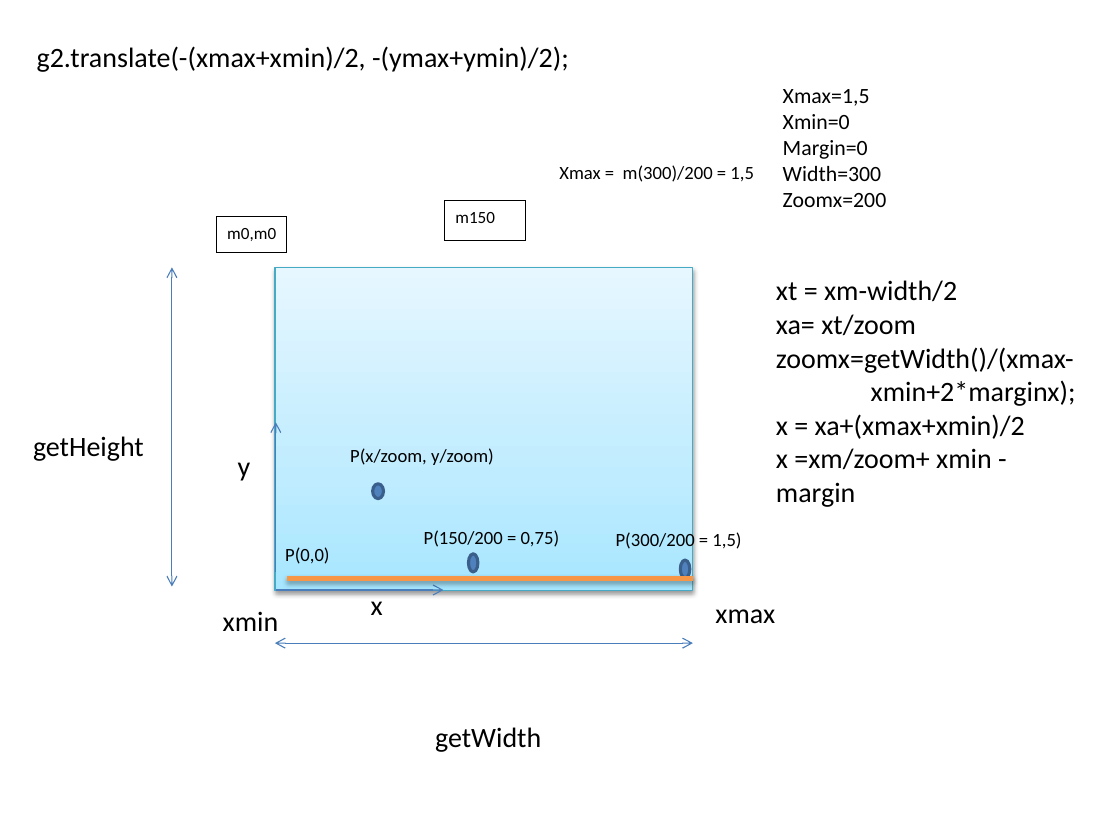
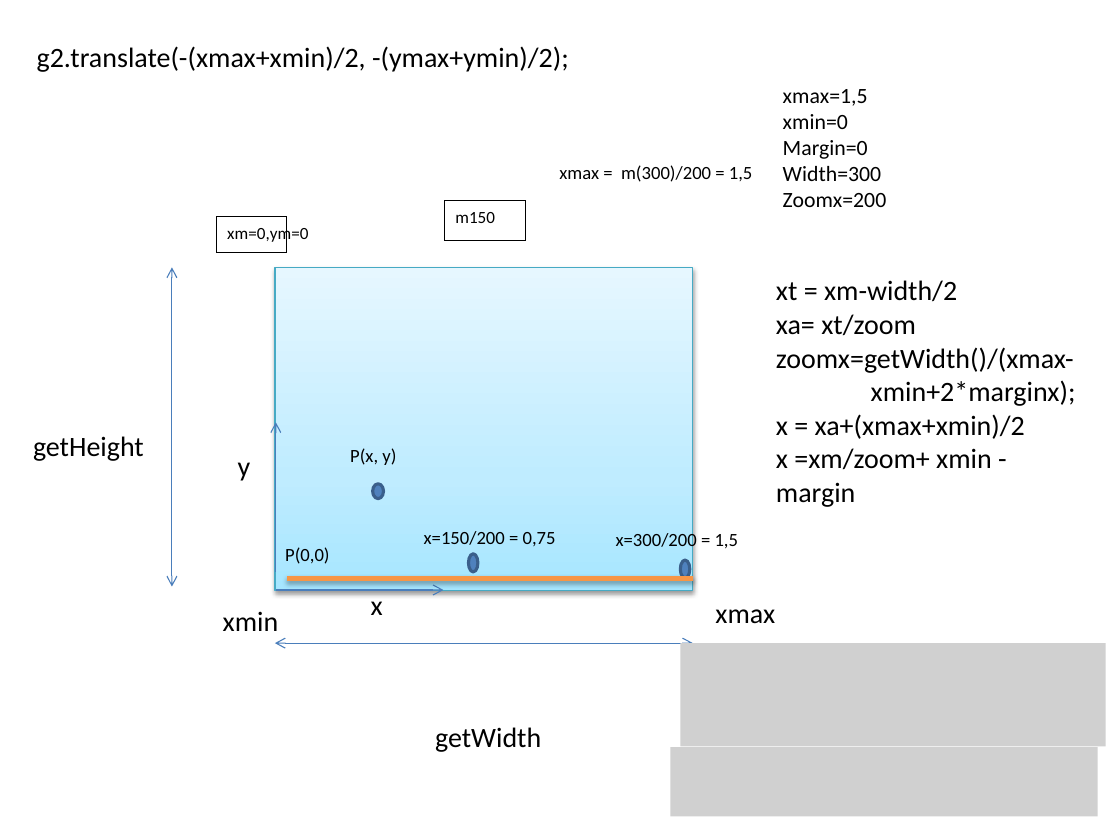
Before and after one commit to ckl67/PAC-Tool, a slide deck: slide 33 of prog_help/pac-tool help draw.pptx (slide 20 before the commit). Drawn at 1120x840 pixels with LibreOffice and Linux fonts; fonts in the diff are those of the drawing; grey boxes stand for pictures. Boxes give left, top, right and bottom in pixels: in the first picture for what was removed or moved away, otherwise in the second. Text is boxed around its words. In the diff, an @@ line names an element or a change of style, - is before the commit and + after.

```diff
--- a/prog_help/pac-tool help draw.pptx
+++ b/prog_help/pac-tool help draw.pptx
@@ text at bbox=[783, 89, 868, 129]: text changed @@
-Xmax=1,5
-Xmin=0
+xmax=1,5
+xmin=0
@@ text at bbox=[559, 165, 753, 182]: text changed @@
-Xmax = m(300)/200 = 1,5
+xmax = m(300)/200 = 1,5
@@ text in rectangle at bbox=[227, 225, 308, 244]: text changed @@
-m0,m0
+xm=0,ym=0
@@ text at bbox=[350, 448, 396, 465]: text changed @@
-P(x/zoom, y/zoom)
+P(x, y)
@@ text at bbox=[424, 531, 556, 546]: text changed @@
-P(150/200 = 0,75)
+x=150/200 = 0,75
@@ text at bbox=[616, 530, 739, 551]: text changed @@
-P(300/200 = 1,5)
+x=300/200 = 1,5
@@ picture added at bbox=[680, 643, 1105, 746] @@
@@ picture added at bbox=[671, 747, 1098, 816] @@
```
Also in this commit, not shown: 4 other slides changed, 23 slides added, 11 slides removed, 14 other files.
